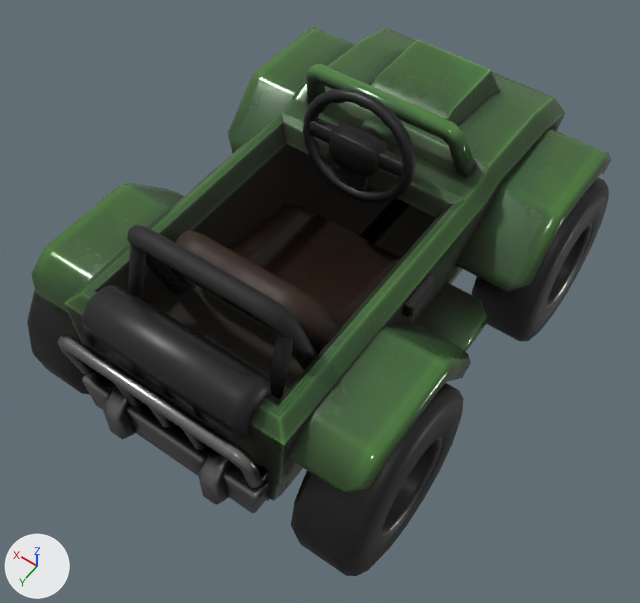
Before and after pictures for a commit that changed the glTF model models/vehicles/BaseRaceKart3.gltf.
The view is the same before and after, from a 50 mm camera at (-1.36, 2.06, 3.34) aimed at (-0.06, 0.23, 0.46). The lights are fixed; the arrows at lower left show +X, +Y and +Z. The picture after the commit comes second. Vertices at exactly the same position are counted once.

In view in the first picture: 'Body', 'SteeringWheel', 'Underbody', 'wheel-back-left', 'wheel-back-right', 'wheel-front-right'.
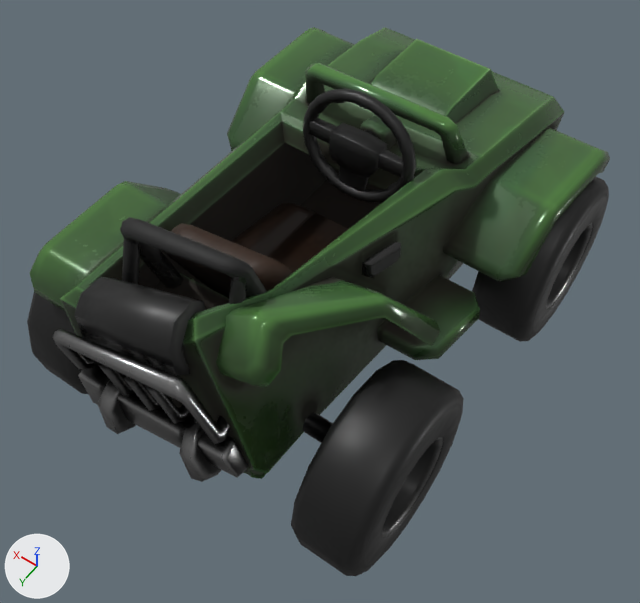
The newer file adds a shape key; the second version is drawn at full value of the shape key 'Damage_Back_Right' of 'Body.005', and the change is written as the vertex moves it makes.

What differs and where, as boxes [x1, y1, x2, y2] in the pictures (640 x 603 px; the box of a moved part takes in the faces that stretch with it):
'Body', reshaped (6% shorter): before [31, 28, 611, 513]; after [30, 27, 610, 482]
part 1 of me_body, moved or reshaped: before [269, 333, 294, 399]; after [228, 277, 247, 304]
part 2 of me_body, moved or reshaped: before [128, 245, 147, 300]; after [122, 239, 140, 284]
part 3 of me_body, moved or reshaped: before [31, 182, 184, 315]; after [30, 181, 181, 311]
part 4 of me_body, moved or reshaped: before [401, 274, 435, 317]; after [362, 241, 401, 278]
part 5 of me_body, moved or reshaped: before [103, 387, 135, 439]; after [97, 374, 136, 434]
part 6 of me_body, moved or reshaped: before [147, 405, 175, 428]; after [122, 374, 161, 411]
part 7 of me_body, moved or reshaped: before [114, 383, 143, 406]; after [97, 362, 134, 395]
part 8 of me_body, moved or reshaped: before [182, 429, 208, 450]; after [144, 384, 190, 423]
part 9 of me_body, moved or reshaped: before [57, 64, 611, 513]; after [53, 63, 610, 482]

Edits to the bpy script that builds the scene:
```text
Change me_body:
    used by ob_body; parent = ob_baseracekart3; location = (0.0000267, -0.00546, 0.738); rotation_euler = (0.0, 0.0, 1.571), in degrees (0, 0, 90)
    remove me_body.from_pydata(...)  # 1950 vertices, 3456 faces; spans x -1.15..1.15, y -0.75..0.75, z -0.45..0.45
    add me_body.from_pydata(...)  # 1950 vertices, 3456 faces; spans x -1.15..1.15, y -0.76..0.75, z -0.44..0.53
    me_body part 1: the loose piece of 16 vertices spanning x 0.74..0.93, y 0.29..0.35, z -0.1..0.35 is scaled about its middle by (0.994, 0.62, 1), then moved by (-0.02, -0.19, 0.11)
    me_body part 2: the loose piece of 16 vertices spanning x 0.74..0.93, y -0.35..-0.29, z -0.1..0.35 is moved by (0.0, -0.03, 0.02)
    me_body part 3: the loose piece of 68 vertices spanning x 0.22..1.0, y -0.75..-0.43, z -0.17..0.13 is moved by (0.0, -0.01, 0.01)
    me_body part 4: the loose piece of 18 vertices spanning x 0.14..0.32, y 0.47..0.52, z 0.02..0.11 is multiplied about its middle by the matrix ((0.97, 0.201, -0.082), (-0.206, 0.971, -0.048), (0.07, 0.064, 0.989)), then moved by (0.0, -0.16, 0.09)
    me_body part 5: the loose piece of 24 vertices spanning x 0.97..1.15, y -0.27..-0.19, z -0.4..-0.15 is moved by (0.0, -0.03, 0.02)
    me_body part 6: the loose piece of 32 vertices spanning x 1.01..1.15, y -0.02..0.02, z -0.17..0.1 is multiplied about its middle by the matrix ((1.038, -0.057, -0.02), (0.054, 1.032, -0.117), (0.026, 0.116, 1.033)), then moved by (-0.01, -0.08, 0.05)
    me_body part 7: the loose piece of 32 vertices spanning x 1.01..1.15, y -0.18..-0.13, z -0.17..0.1 is moved by (0.0, -0.05, 0.03)
    me_body part 8: the loose piece of 32 vertices spanning x 1.01..1.15, y 0.13..0.17, z -0.17..0.1 is multiplied about its middle by the matrix ((1.008, -0.035, -0.017), (0.113, 0.686, -0.222), (-0.06, 0.186, 1.111)), then moved by (-0.01, -0.13, 0.07)
    me_body part 9: 866 of 1950 vertices moved; they spanned x -0.79..1.15, y -0.59..0.75, z -0.45..0.45 and now span x -0.79..1.15, y -0.6..0.75, z -0.44..0.53; mean shift (-0.01, -0.09, 0.05); largest move (0.9, 0.7, 0.11) -> (0.84, 0.22, 0.39)
    other edits to the shape of me_body do not show in these pictures
```
